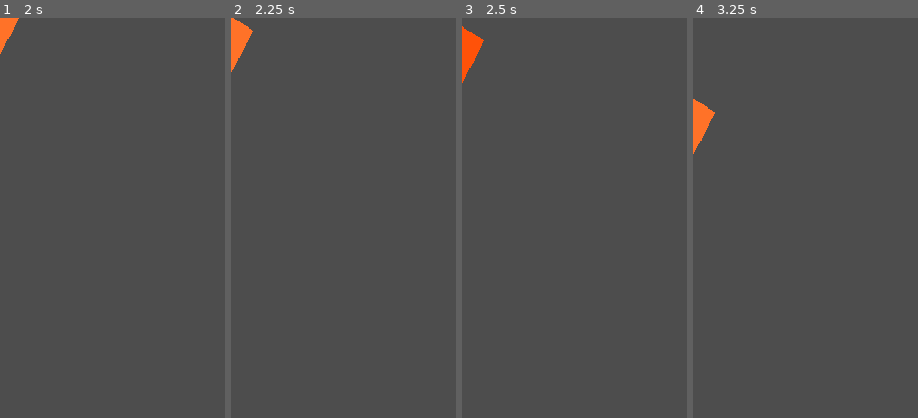
Above: before the commit, frames 1-4 (left to right).
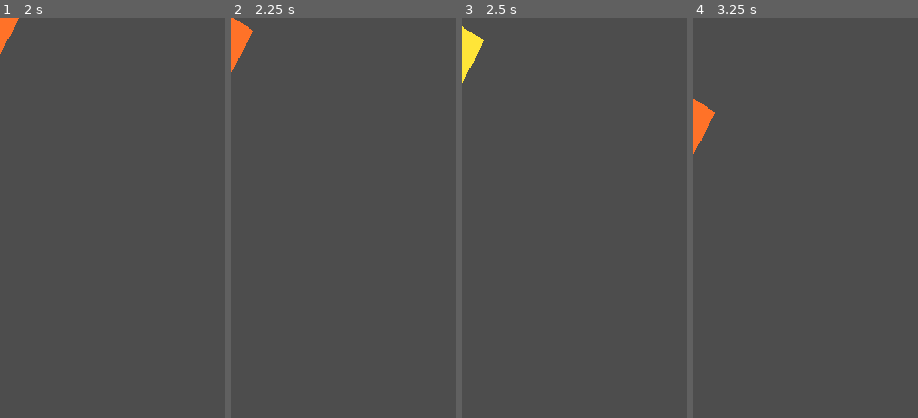
Above: after the commit, the same moments.

Repository: Gonz007/Bullet-Rogue
Game: Godot game, scene res://scenes/enemies/Rammer.tscn
Two runs of this game, one before a commit and one after it. Both use one fixed random seed, a clock stepped at 60 frames per second and the inputs below. This scene is started directly instead of the project's main scene.
Inputs:
- Up to frame 1 (2 s): tap Enter (ui_accept) at 0.5, 0.77, 1.52 s; hold D (move_right) 0.53-1.28 s; tap R at 0.6 s; hold A (move_left) from 1.28 s (still down); tap 1 at 1.35 s
- Up to frame 2 (2.25 s): release A (move_left) at 2.03 s; hold D (move_right) from 2.03 s (still down); tap 2 at 2.1 s
- Up to frame 3 (2.5 s): keep holding D (move_right)
- Up to frame 4 (3.25 s): keep holding D (move_right); tap Enter (ui_accept) at 2.75, 3.02 s; tap 3 at 2.85 s
The pictures show only the part of the screen within x 0-50%, y 18-68%; the shares and areas given below are measured in that part.

Frames 1-2 are identical in both runs. In frame 3, 0.7% of the frame differs, in the area x 0-10%, y 2-17%; in frame 4, nothing differs.

Commit message:
Improve rammer charge telegraph

Diff:
--- a/scenes/enemies/Rammer.tscn
+++ b/scenes/enemies/Rammer.tscn
@@ -14,5 +14,9 @@
 [node name="Body" type="Polygon2D" parent="."]
 polygon = PackedVector2Array(0, 31, 24, -15, 0, -30, -24, -15)
 color = Color(1, 0.45, 0.16, 1)
+[node name="Telegraph" type="Line2D" parent="."]
+width = 3.0
+default_color = Color(1, 0.86, 0.22, 0.92)
+antialiased = true
 [node name="CollisionShape2D" type="CollisionShape2D" parent="."]
 shape = SubResource("1_shape")
--- a/scripts/enemies/rammer.gd
+++ b/scripts/enemies/rammer.gd
@@ -8,6 +8,13 @@
 var _state := 0
 var _timer := 0.5
 var _charge_direction := Vector2.DOWN
+var _base_body_color := Color.WHITE
+
+
+func _ready() -> void:
+	_base_body_color = $Body.color
+	$Telegraph.visible = false
+	super()
 
 func _physics_process(delta: float) -> void:
 	match _state:
@@ -16,14 +23,19 @@
 			if global_position.y >= 190.0:
 				_state = 1
 				_timer = telegraph_duration
-				modulate = Color(1.0, 0.72, 0.22)
+				var player := get_tree().get_first_node_in_group("player") as Player
+				if player != null:
+					$Telegraph.points = PackedVector2Array([Vector2.ZERO, player.global_position - global_position])
+				$Telegraph.visible = true
+				$Body.color = Color(1.0, 0.9, 0.22)
 		1:
 			_timer -= delta
 			if _timer <= 0.0:
 				var player := get_tree().get_first_node_in_group("player") as Player
 				_charge_direction = (player.global_position - global_position).normalized() if player != null else Vector2.DOWN
 				_state = 2
-				modulate = Color.WHITE
+				$Telegraph.visible = false
+				$Body.color = _base_body_color
 		2:
 			global_position += _charge_direction * charge_speed * delta
 	leave_arena_if_needed()
